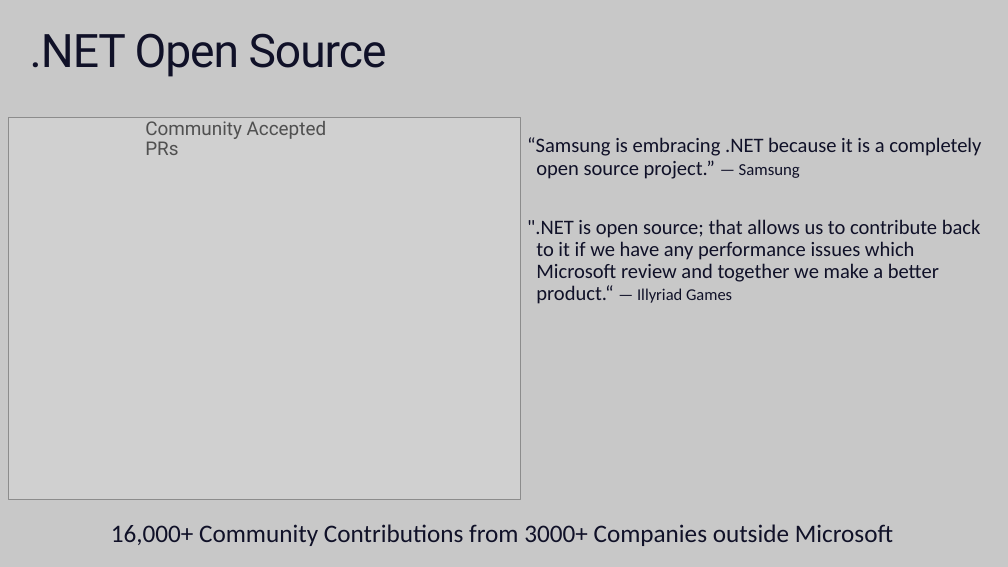
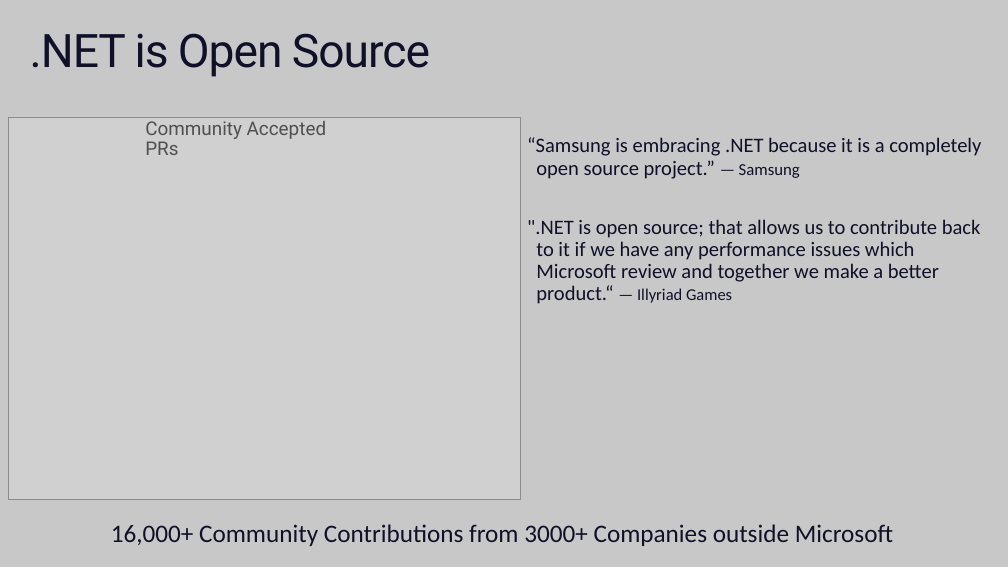
Before and after one commit to dotnet-presentations/home, a slide deck: slide 9 of WhatIsdotNET/WhatIsdotNET.pptx (slide 7 before the commit). Drawn at 1008x567 pixels with LibreOffice and Linux fonts; fonts in the diff are those of the drawing; grey boxes stand for pictures; background and template pictures are left out. Boxes give left, top, right and bottom in pixels: in the first picture for what was removed or moved away, otherwise in the second. Text is boxed around its words. In the diff, an @@ line names an element or a change of style, - is before the commit and + after.

```diff
--- a/WhatIsdotNET/WhatIsdotNET.pptx
+++ b/WhatIsdotNET/WhatIsdotNET.pptx
@@ text at <box>30,33,430,77</box>: text changed @@
-.NET Open Source
+.NET is Open Source
```
Also in this commit, not shown: 2 other slides changed, 2 slides added, 1 other file.
